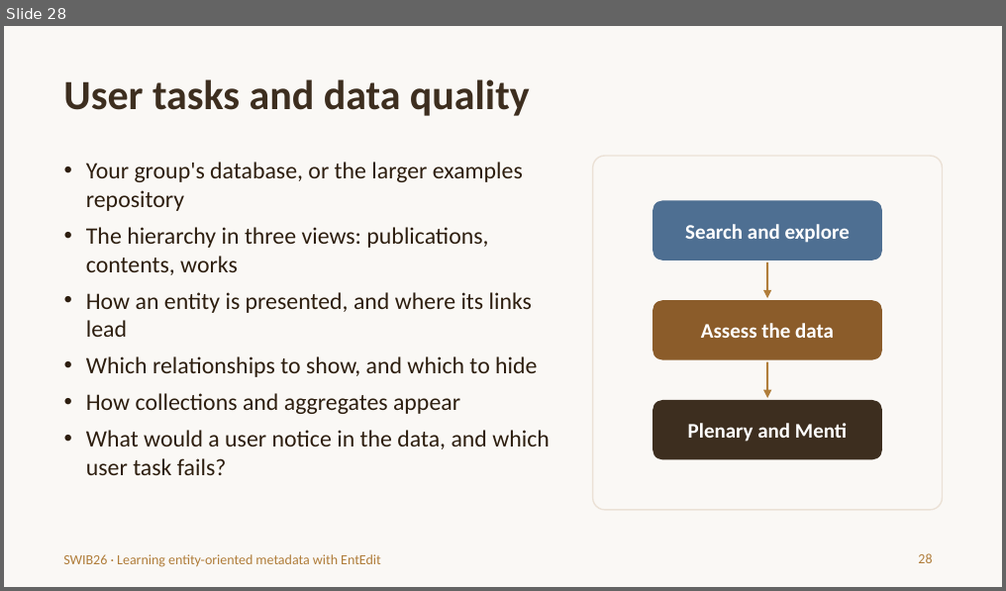
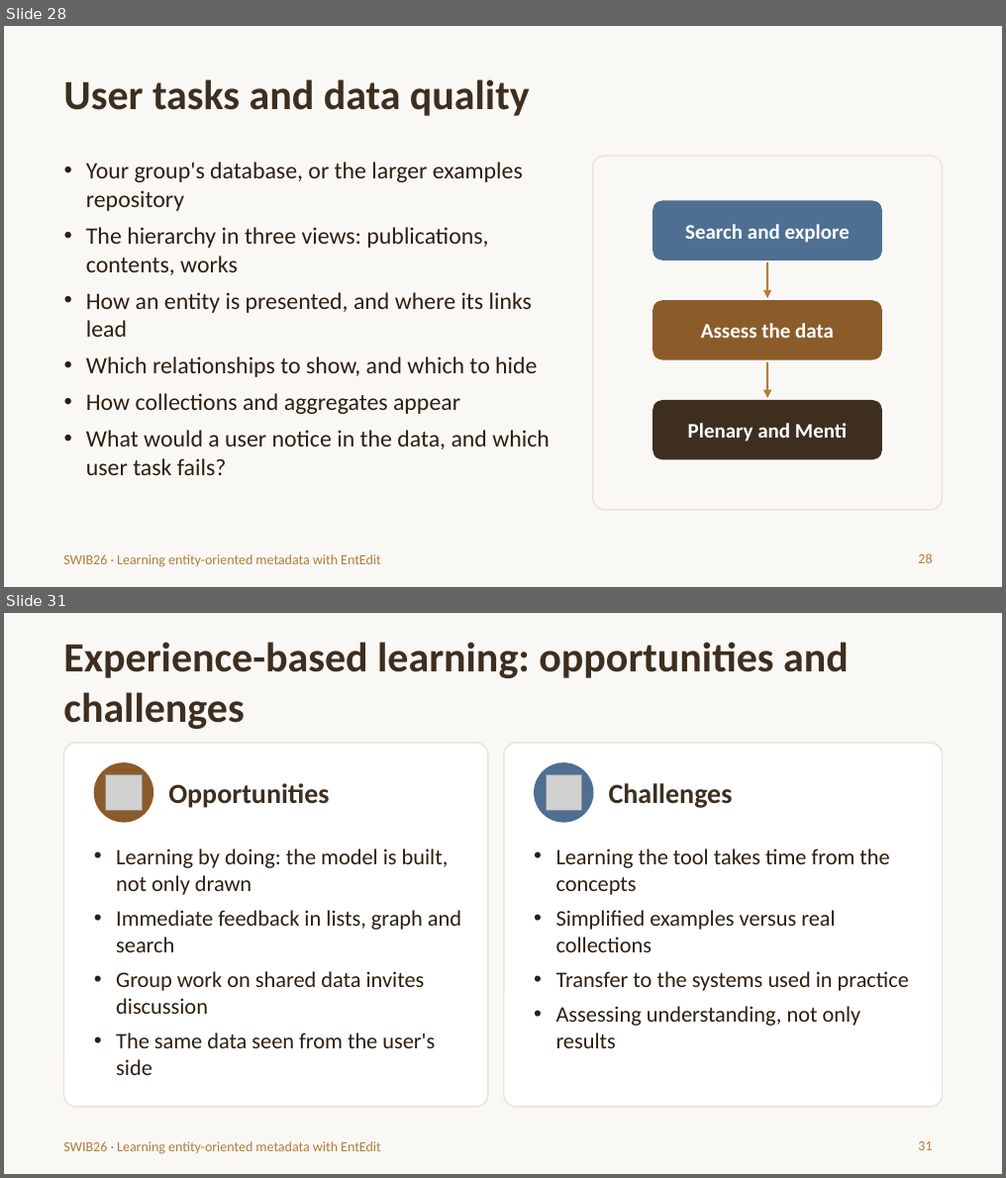
Before and after one commit to trondaal/EntEdit, a slide deck: swib26/EntEdit-SWIB26-introduction.pptx. Shown one above the other, each under a label of ours: slide 28 before the commit, slides 28 and 31 after it; the slides between them are not shown. The pictures are 1006x591 and 1006x1178 pixels, drawn with LibreOffice and Linux fonts; fonts in the diff are those of the drawing; grey boxes stand for pictures. Boxes give left, top, right and bottom in pixels: in the first picture for what was removed or moved away, otherwise in the second. Text is boxed around its words. In the diff, an @@ line names an element or a change of style, - is before the commit and + after.

```diff
--- a/swib26/EntEdit-SWIB26-introduction.pptx
+++ b/swib26/EntEdit-SWIB26-introduction.pptx
@@ slide 31 added at (x1=4, y1=613, x2=1002, y2=1174), background #FAF8F5; not listed: 1 template element that a slide beside it also shows @@
@@ title added at (x1=63, y1=642, x2=848, y2=729), 30 pt, text #3D2E1F, bold @@
+Experience-based learning: opportunities and challenges
@@ rounded rectangle added at (x1=63, y1=743, x2=488, y2=1107), fill #FFFFFF, outline #EBE1D6 1 pt @@
@@ rounded rectangle added at (x1=504, y1=743, x2=943, y2=1107), fill #FFFFFF, outline #EBE1D6 1 pt @@
@@ ellipse added at (x1=94, y1=762, x2=153, y2=823), fill #8B5C2A @@
@@ picture added at (x1=106, y1=774, x2=142, y2=811) @@
@@ text added at (x1=168, y1=783, x2=329, y2=808), 20 pt, text #3D2E1F, bold @@
+Opportunities
@@ ellipse added at (x1=534, y1=762, x2=594, y2=823), fill #4E6F92 @@
@@ picture added at (x1=546, y1=774, x2=582, y2=811) @@
@@ text added at (x1=609, y1=783, x2=733, y2=808), 20 pt, text #3D2E1F, bold @@
+Challenges
@@ text added at (x1=116, y1=849, x2=461, y2=1075), 16 pt, text #2D1E0F @@
+• Learning by doing: the model is built, not only drawn
+• Immediate feedback in lists, graph and search
+• Group work on shared data invites discussion
+• The same data seen from the user's side
@@ text added at (x1=556, y1=849, x2=909, y2=1049), 16 pt, text #2D1E0F @@
+• Learning the tool takes time from the concepts
+• Simplified examples versus real collections
+• Transfer to the systems used in practice
+• Assessing understanding, not only results
@@ page number added at (x1=918, y1=1142, x2=932, y2=1151), 10 pt, text #B07D3A @@
+31
```
Also in this commit, not shown: 2 slides changed, 3 other slides added.
